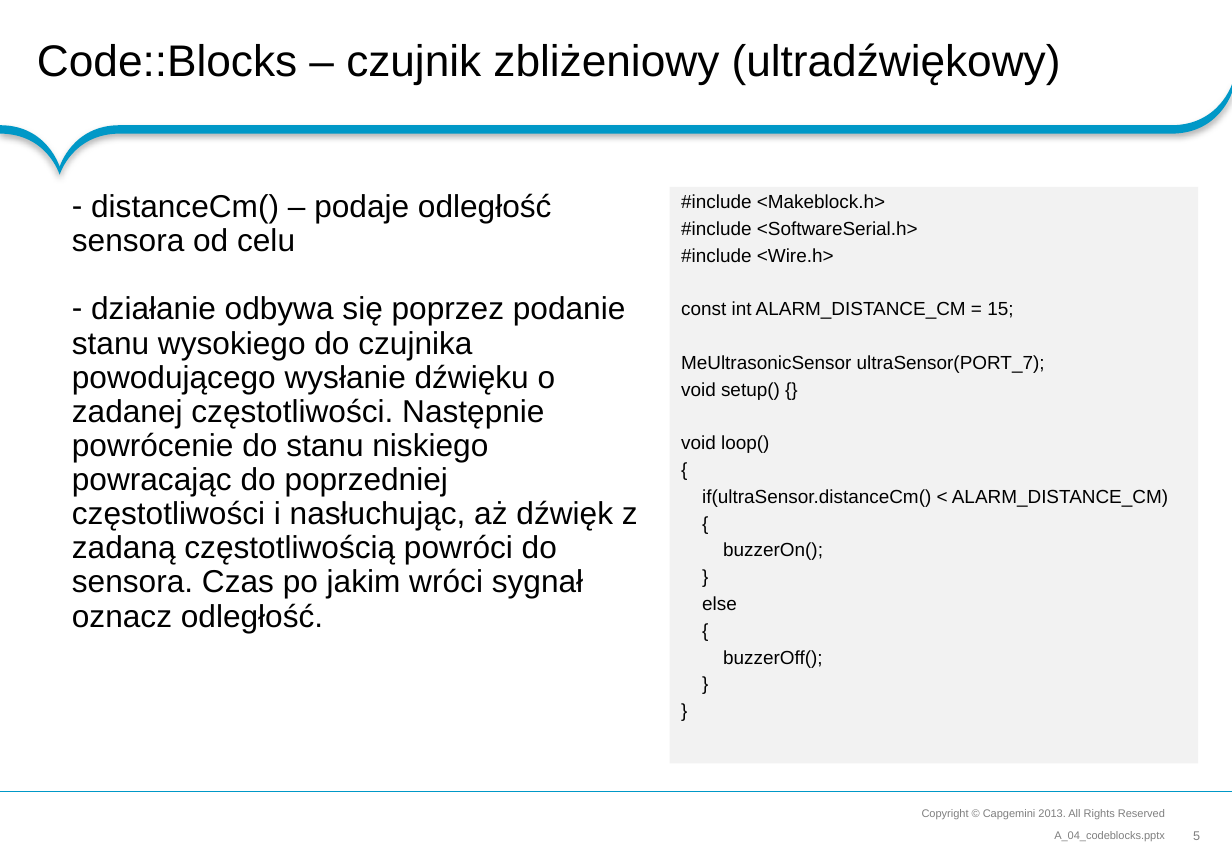
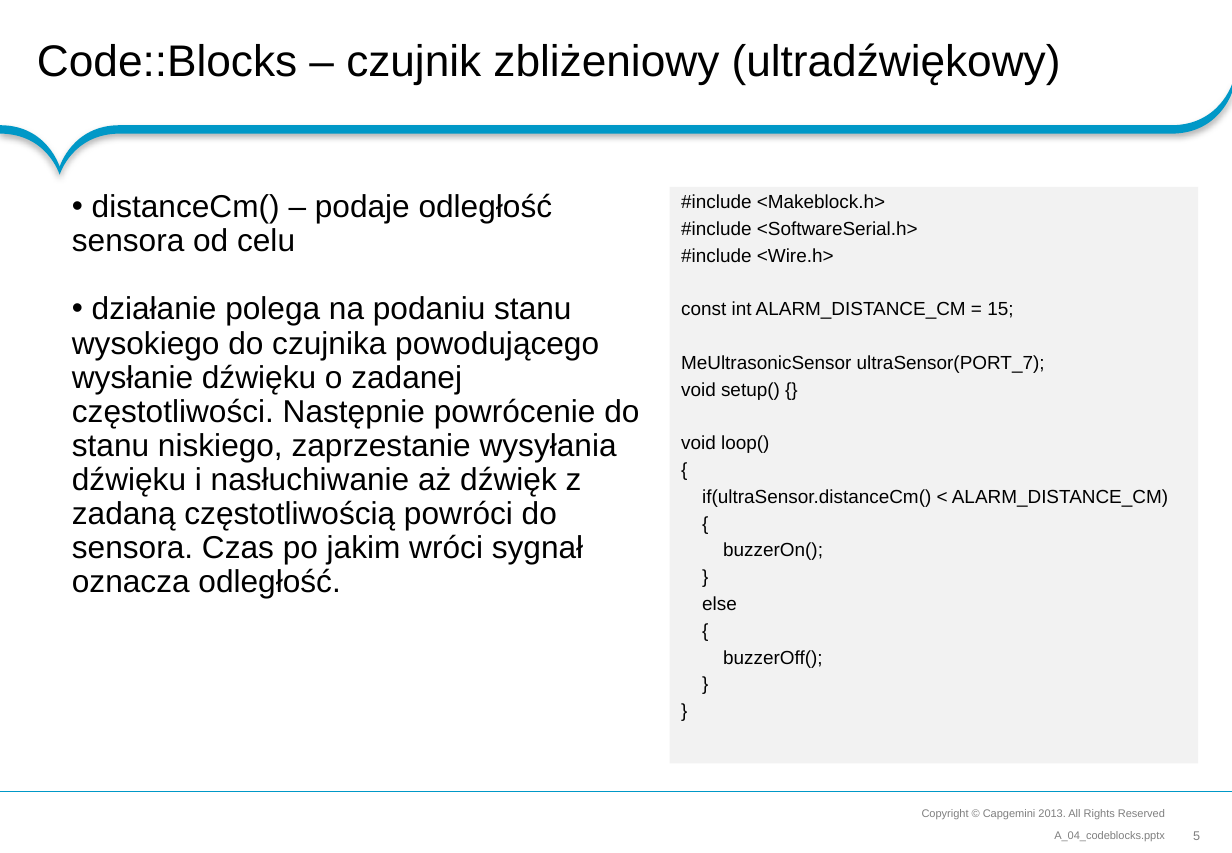
Before and after one commit to RoboCap/arduino, a slide deck: slide 5 of wks/A_04_codeblocks.pptx. Drawn at 1232x853 pixels with LibreOffice and Linux fonts; fonts in the diff are those of the drawing; background and template pictures are left out. Boxes give left, top, right and bottom in pixels: in the first picture for what was removed or moved away, otherwise in the second. Text is boxed around its words. In the diff, an @@ line names an element or a change of style, - is before the commit and + after.

```diff
--- a/wks/A_04_codeblocks.pptx
+++ b/wks/A_04_codeblocks.pptx
@@ text at bbox=[72, 193, 553, 252]: bullet - to • @@
@@ text at bbox=[72, 296, 639, 598]: text changed @@
-– działanie odbywa się poprzez podanie stanu wysokiego do czujnika powodującego wysłanie dźwięku o zadanej częstotliwości. Następnie powrócenie do stanu niskiego powracając do poprzedniej częstotliwości i nasłuchując, aż dźwięk z zadaną częstotliwością powróci do sensora. Czas po jakim wróci sygnał oznacz odległość.
+• działanie polega na podaniu stanu wysokiego do czujnika powodującego wysłanie dźwięku o zadanej częstotliwości. Następnie powrócenie do stanu niskiego, zaprzestanie wysyłania dźwięku i nasłuchiwanie aż dźwięk z zadaną częstotliwością powróci do sensora. Czas po jakim wróci sygnał oznacza odległość.
```
Also in this commit, not shown: 1 other slide changed.
